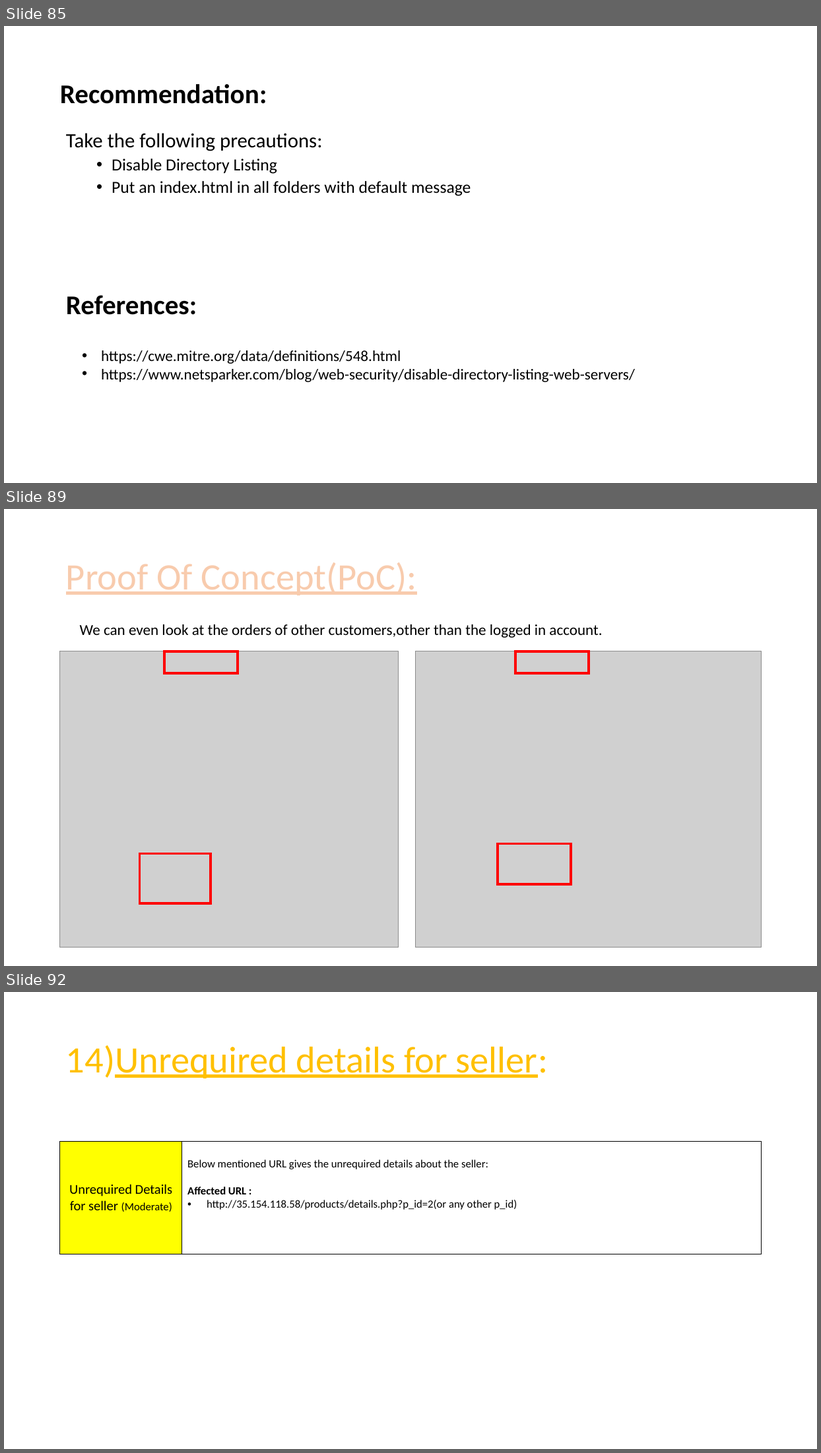
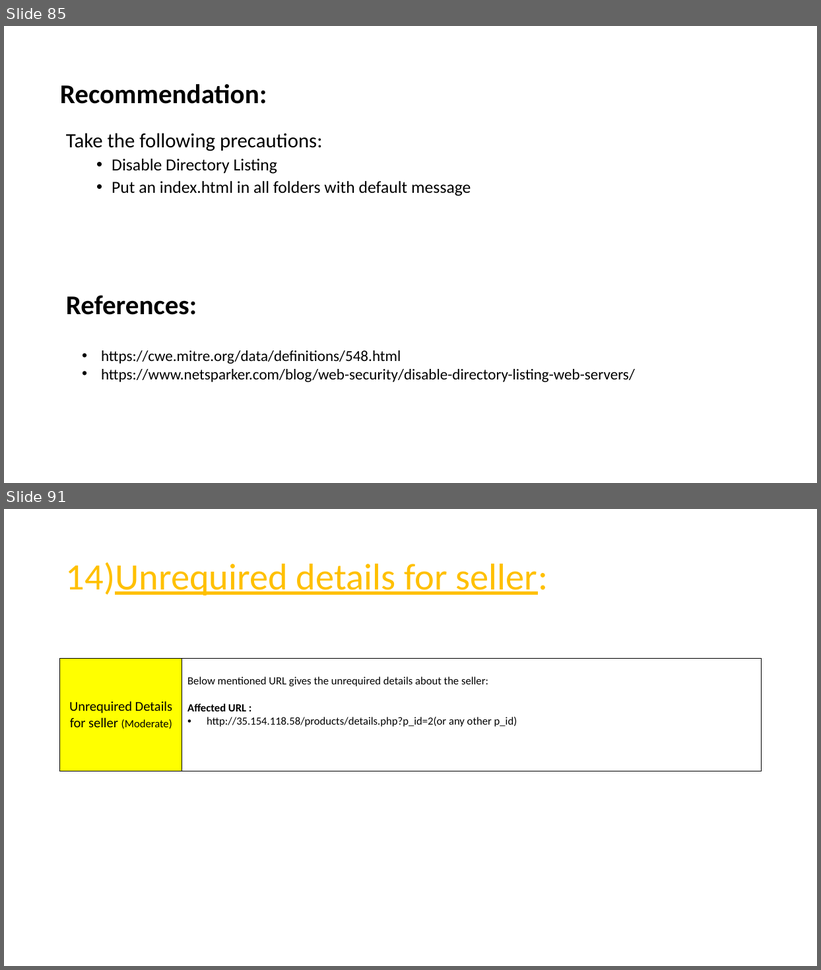
Before and after one commit to RocktimRajkumar/CEH-hack-a-thon, a slide deck: reports/Lifestyle Store/LifeStyle Store Application Reports.pptx. Shown one above the other, each under a label of ours: slides 85, 89 and 92 before the commit, slides 85 and 91 after it; the slides between them are not shown. The pictures are 821x1453 and 821x970 pixels, drawn with LibreOffice and Linux fonts; fonts in the diff are those of the drawing; grey boxes stand for pictures. Boxes give left, top, right and bottom in pixels: in the first picture for what was removed or moved away, otherwise in the second. Text is boxed around its words. In the diff, an @@ line names an element or a change of style, - is before the commit and + after.

```diff
--- a/reports/Lifestyle Store/LifeStyle Store Application Reports.pptx
+++ b/reports/Lifestyle Store/LifeStyle Store Application Reports.pptx
@@ slide 89 removed at [4, 509, 817, 966], background #FFFFFF @@
@@ title removed at [66, 562, 417, 595] @@
-Proof Of Concept(PoC):
@@ text removed at [80, 625, 602, 638] @@
-We can even look at the orders of other customers,other than the logged in account.
@@ picture removed at [60, 651, 399, 948] @@
@@ rectangle removed at [164, 651, 238, 673] @@
@@ picture removed at [416, 652, 762, 948] @@
@@ rectangle removed at [516, 652, 589, 674] @@
@@ rectangle removed at [498, 844, 572, 885] @@
@@ rectangle removed at [140, 854, 211, 903] @@
@@ what was slide 92 is now slide 91 @@
```
Also in this commit, not shown: 4 slides changed, 1 slide added, 1 other slide removed.
